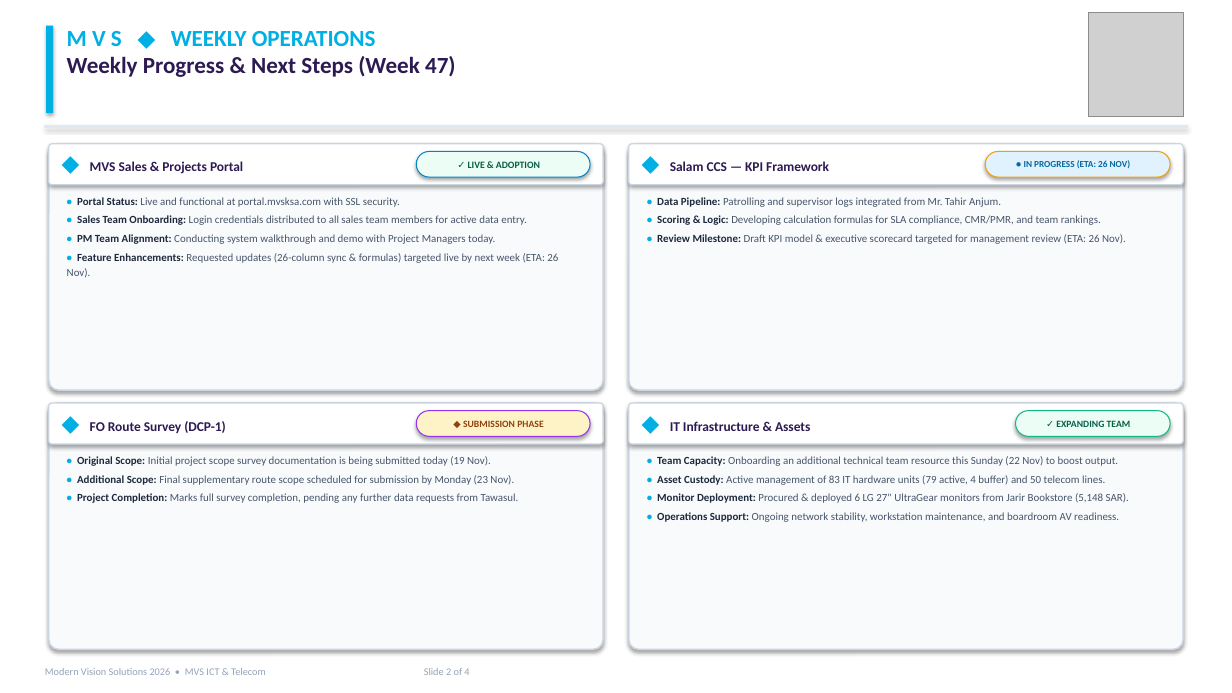
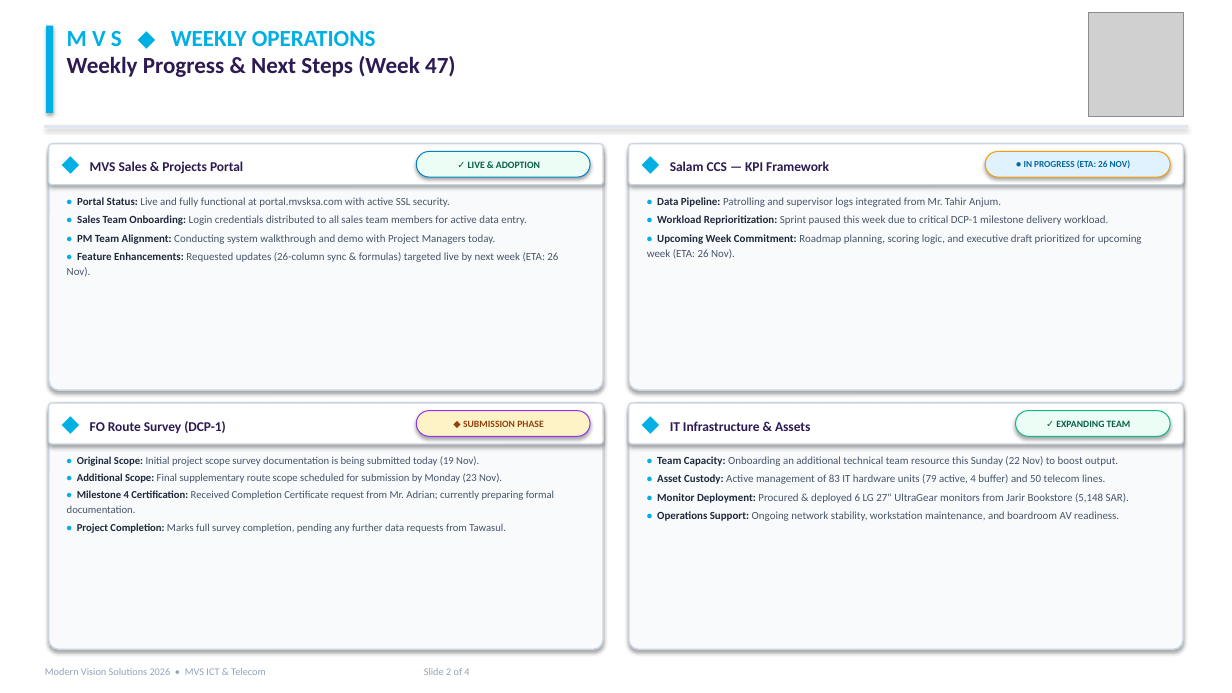
Before and after one commit to danishakbarofficial-create/mvs-portal, a slide deck: slide 2 of Presentation/MVS Weekly Tasks and IT Assets Presentation Week 47.pptx. Drawn at 1232x693 pixels with LibreOffice and Linux fonts; fonts in the diff are those of the drawing; grey boxes stand for pictures. Boxes give left, top, right and bottom in pixels: in the first picture for what was removed or moved away, otherwise in the second. Text is boxed around its words. In the diff, an @@ line names an element or a change of style, - is before the commit and + after.

Commit message:
feat: incorporate Odoo technical query email, DCP-1 Milestone 4 certificate request, and Salam workload realignments

```diff
--- a/Presentation/MVS Weekly Tasks and IT Assets Presentation Week 47.pptx
+++ b/Presentation/MVS Weekly Tasks and IT Assets Presentation Week 47.pptx
@@ text at [77, 197, 450, 207]: text changed @@
-• Portal Status: Live and functional at portal.mvsksa.com with SSL security.
+• Portal Status: Live and fully functional at portal.mvsksa.com with active SSL security.
@@ text at [647, 215, 1142, 259]: text changed @@
-• Scoring & Logic: Developing calculation formulas for SLA compliance, CMR/PMR, and team rankings.
-• Review Milestone: Draft KPI model & executive scorecard targeted for management review (ETA: 26 Nov).
+• Workload Reprioritization: Sprint paused this week due to critical DCP-1 milestone delivery workload.
+• Upcoming Week Commitment: Roadmap planning, scoring logic, and executive draft prioritized for upcoming week (ETA: 26 Nov).
@@ text at [77, 456, 506, 533]: size 8.5 to 8.3 pt in "• Original Scope: Initial project scope survey ...", "• Additional Scope: Final supplementary route scope ...", "• Project Completion: Marks full survey completion, ..." @@
@@ text at [67, 490, 554, 513]: paragraph added @@
+• Milestone 4 Certification: Received Completion Certificate request from Mr. Adrian; currently preparing formal documentation.
```
Also in this commit, not shown: 1 other slide changed, 3 other files.
